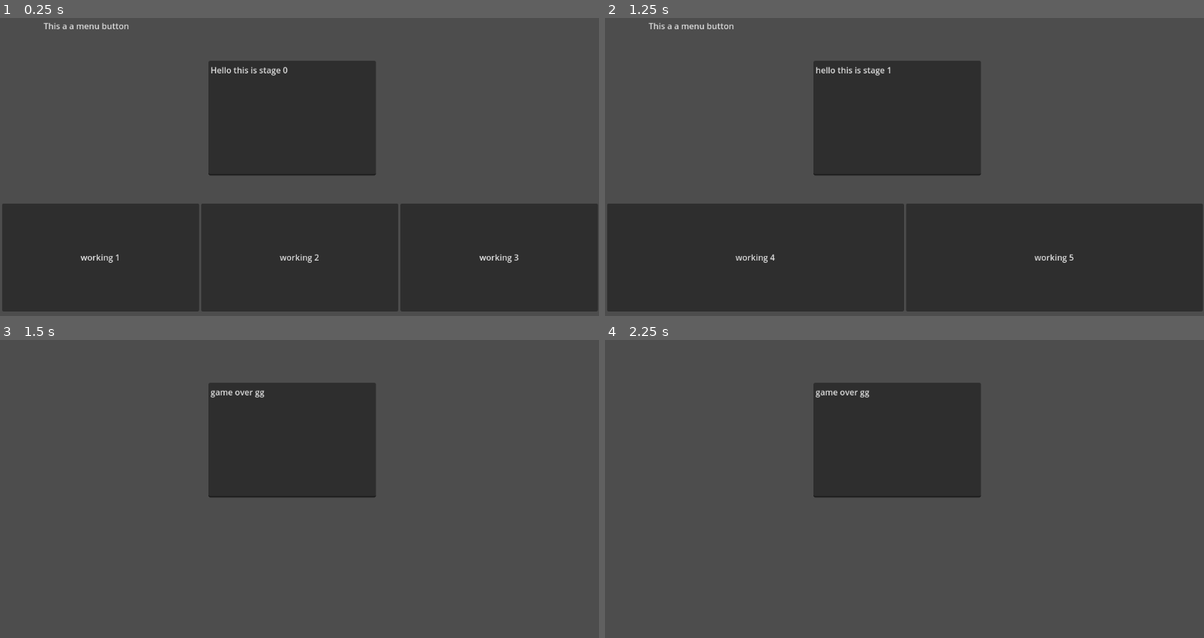
Above: before the commit, frames 1-4 (two rows, left to right).
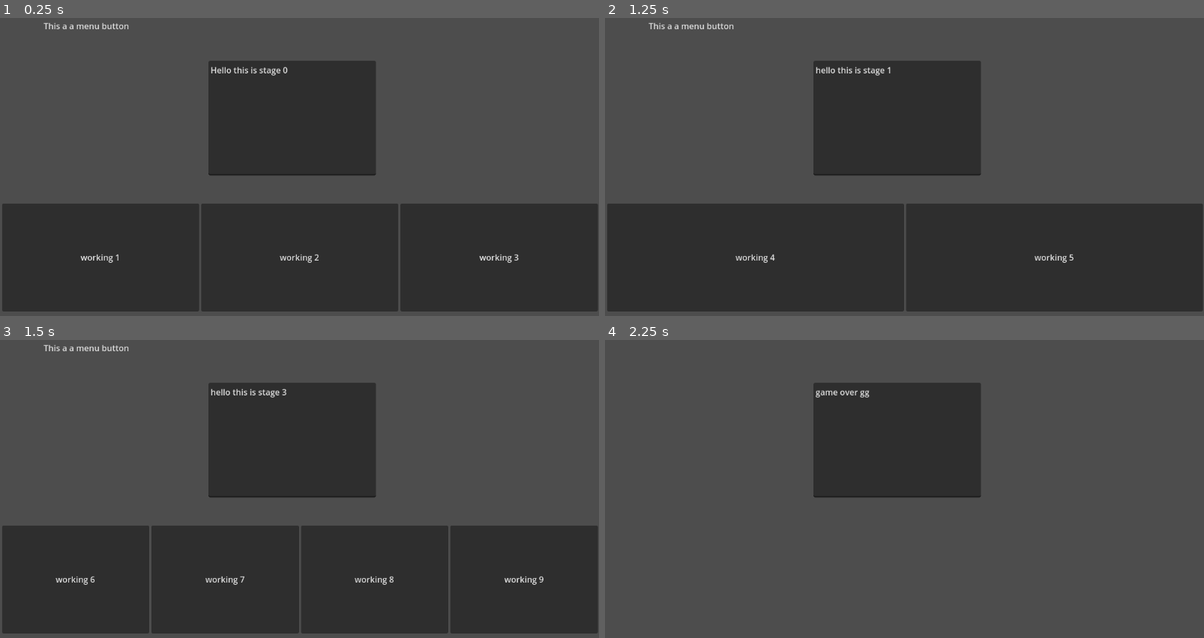
Above: after the commit, the same moments.

Repository: kev9268/CPSC329GroupProject
Game: Godot game, scene res://Main.tscn
The game is run twice, just before and just after one commit, with the same random seed, the same clock (stepped at 60 frames per second) and the same inputs.
Inputs (mouse positions are in pixels of both pictures, inside the frame that each line leads up to):
- Up to frame 1 (0.25 s): no input
- Up to frame 2 (1.25 s): click "working 1" at 0.5 s
- Up to frame 3 (1.5 s): click "working 4" at 1.25 s
- Up to frame 4 (2.25 s): click (682, 578) at 2 s, where only the run after the commit has a clickable "working 6"

Frames 1-2 are identical in both runs. In frame 3, 36% of the frame differs, in the area x 0-100%, y 1-99%; in frame 4, nothing differs.

Commit message:
update to test_scenario

Diff:
--- a/Main.gd
+++ b/Main.gd
@@ -7,6 +7,10 @@
 func _ready():
 	if scenario_chosen == 1:
 		scenario = TestScenario.test_scenario
+	elif scenario_chosen ==2:
+		print("load")
+	elif scenario_chosen ==3:
+		print("load2")
 	loadStage(index)
 
 func loadStage(current_stage):
--- a/test_scenario.gd
+++ b/test_scenario.gd
@@ -15,8 +15,9 @@
 
 var stage_0 = StageProperty.stage_property.new()
 var stage_1 = StageProperty.stage_property.new()
+var stage_2 = StageProperty.stage_property.new()
 
-var test_scenario = [stage_0,stage_1]
+var test_scenario = [stage_0,stage_1,stage_2]
 
 # Called when the node enters the scene tree for the first time.
 func _ready():
@@ -35,12 +36,27 @@
 	stage_1.stage_text = "hello this is stage 1"
 	stage_1.button1 = "working 4"
 	stage_1.button2 = "working 5"
-	stage_1.button3 = "working 6"
-	stage_1.button1_leads_to = -1
-	stage_1.button2_leads_to = -1
-	stage_1.button3_leads_to = -1
+	#stage_1.button3 = "working 6"
+	stage_1.button1_leads_to = 2
+	stage_1.button2_leads_to = 2
+	#stage_1.button3_leads_to = -1
 	#stage_1.screen_picture = "temp"
 	stage_1.info_text = "hello this is the tip for stage 1"
+
+	stage_2.num_of_buttons = 4
+	stage_2.stage_text = "hello this is stage 3"
+	stage_2.button1 = "working 6"
+	stage_2.button2 = "working 7"
+	stage_2.button3 = "working 8"
+	stage_2.button4 = "working 9"
+	stage_2.button1_leads_to = -1
+	stage_2.button2_leads_to = -1
+	stage_2.button3_leads_to = -1
+	stage_2.button4_leads_to = -1
+	#stage_1.screen_picture = "temp"
+	stage_2.info_text = "hello this is the tip for stage 2"
+
+
 
 
 # Called every frame. 'delta' is the elapsed time since the previous frame.
